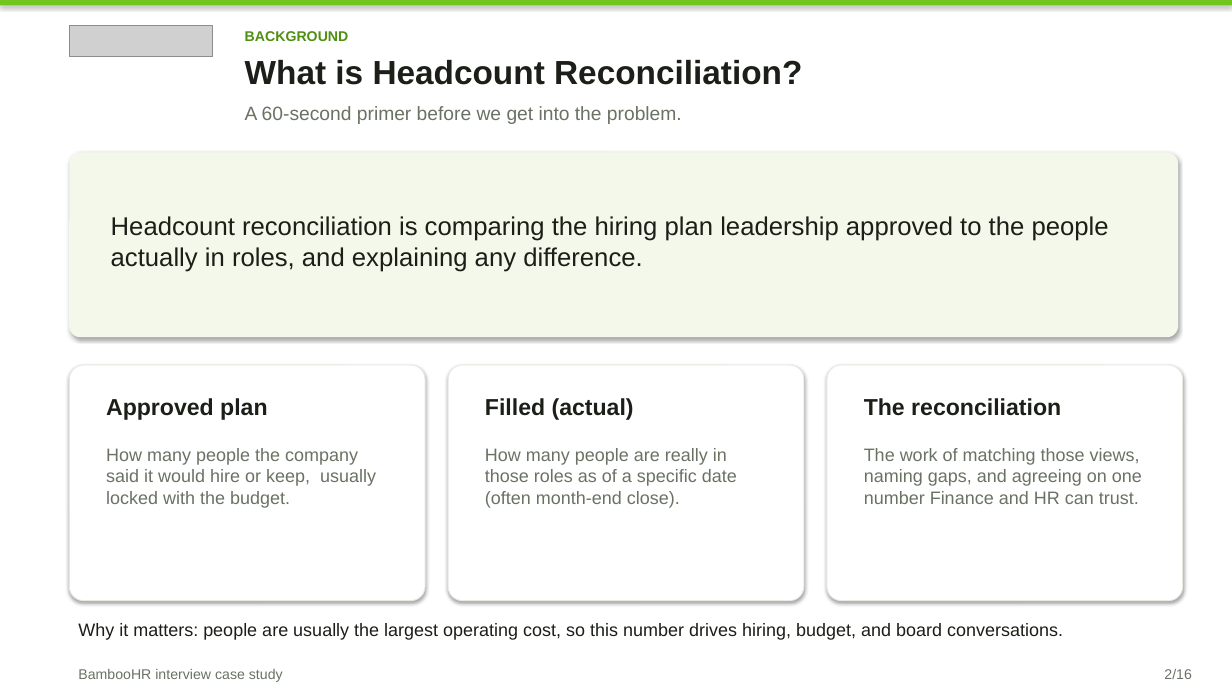
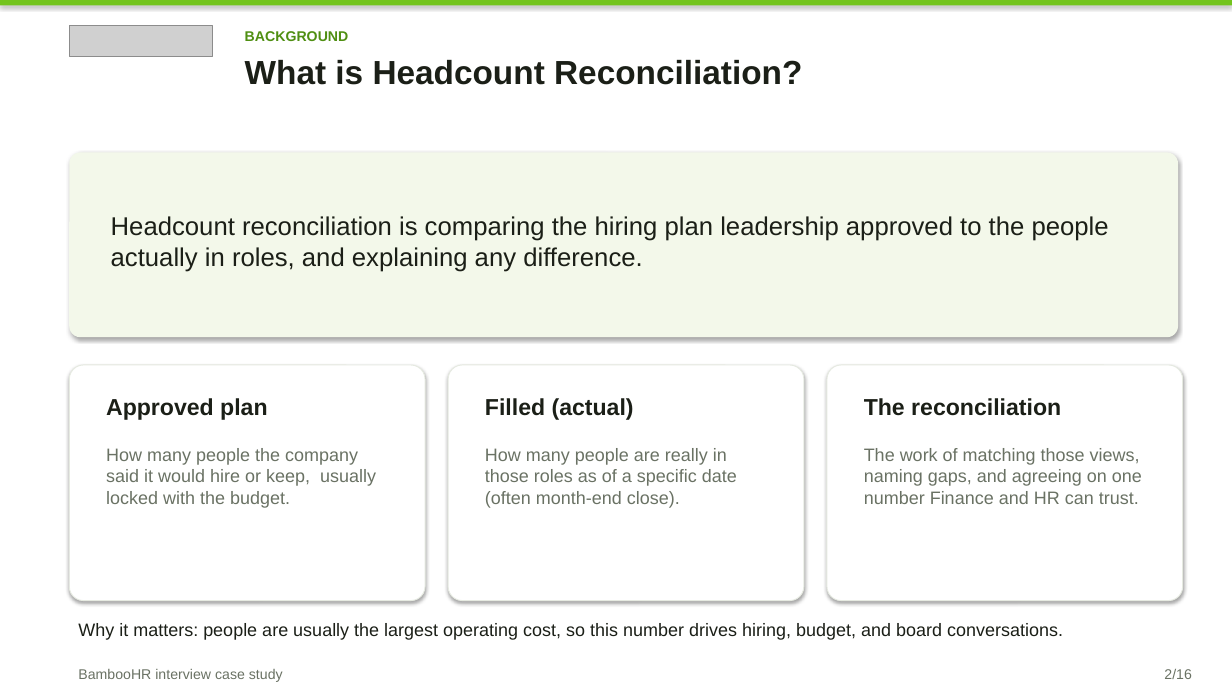
Before and after one commit to Brigdawg/Headcount-Reconciliation, a slide deck: slide 2 of deck/Headcount_Control_Tower_Case_Study.pptx. Drawn at 1232x693 pixels with LibreOffice and Linux fonts; fonts in the diff are those of the drawing; grey boxes stand for pictures. Boxes give left, top, right and bottom in pixels: in the first picture for what was removed or moved away, otherwise in the second. Text is boxed around its words. In the diff, an @@ line names an element or a change of style, - is before the commit and + after.

```diff
--- a/deck/Headcount_Control_Tower_Case_Study.pptx
+++ b/deck/Headcount_Control_Tower_Case_Study.pptx
@@ text removed at (245, 106, 682, 124) @@
-A 60-second primer before we get into the problem.
```
Also in this commit, not shown: 8 other slides changed, 1 other file.
